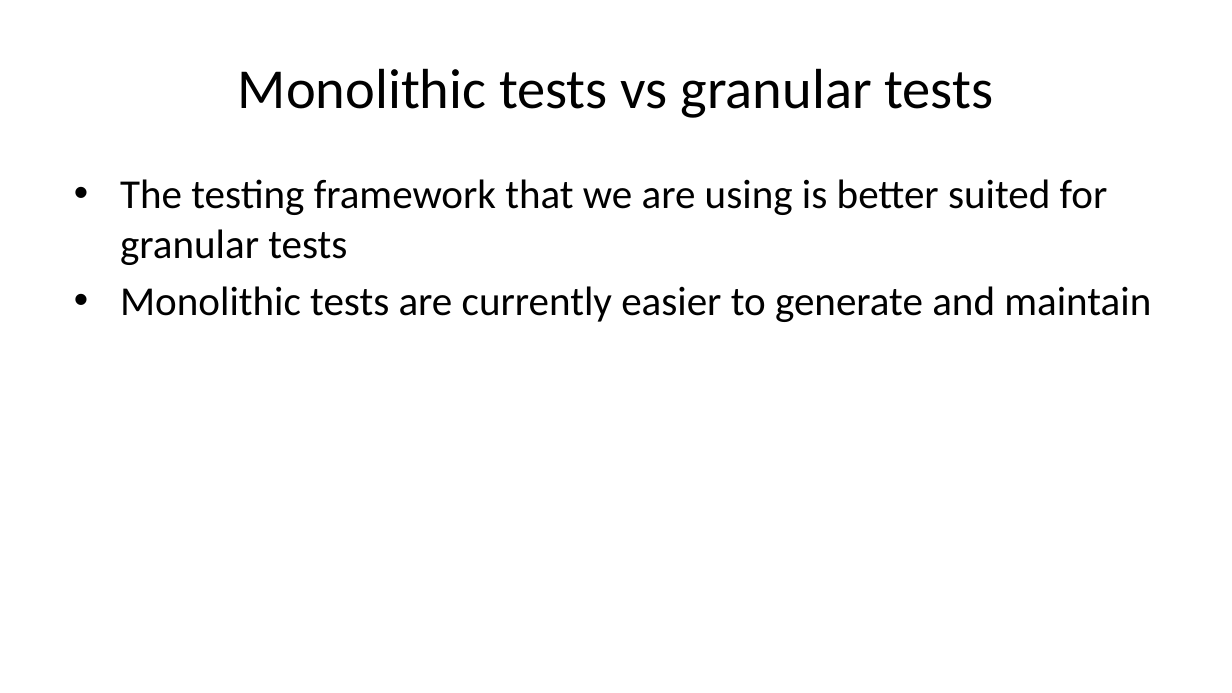
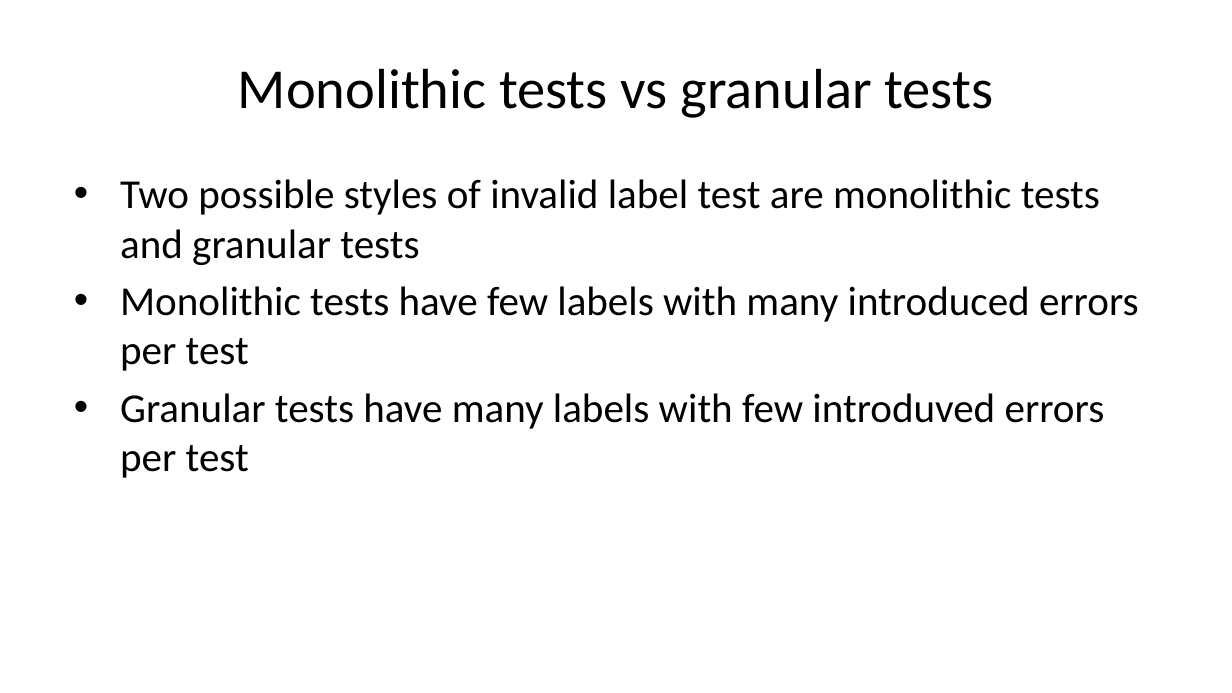
Before and after one commit to sbn-psi/dmsp, a slide deck: slide 6 of LDDTesting/stone-LDDTestingTechniques.pptx. Drawn at 1232x693 pixels with LibreOffice and Linux fonts; fonts in the diff are those of the drawing. Boxes give left, top, right and bottom in pixels: in the first picture for what was removed or moved away, otherwise in the second. Text is boxed around its words. In the diff, an @@ line names an element or a change of style, - is before the commit and + after.

```diff
--- a/LDDTesting/stone-LDDTestingTechniques.pptx
+++ b/LDDTesting/stone-LDDTestingTechniques.pptx
@@ text at <box>120,179,1139,478</box>: text changed @@
-• The testing framework that we are using is better suited for granular tests
-• Monolithic tests are currently easier to generate and maintain
+• Two possible styles of invalid label test are monolithic tests and granular tests
+• Monolithic tests have few labels with many introduced errors per test
+• Granular tests have many labels with few introduved errors per test
```
Also in this commit, not shown: 11 other slides changed, 2 other files.
